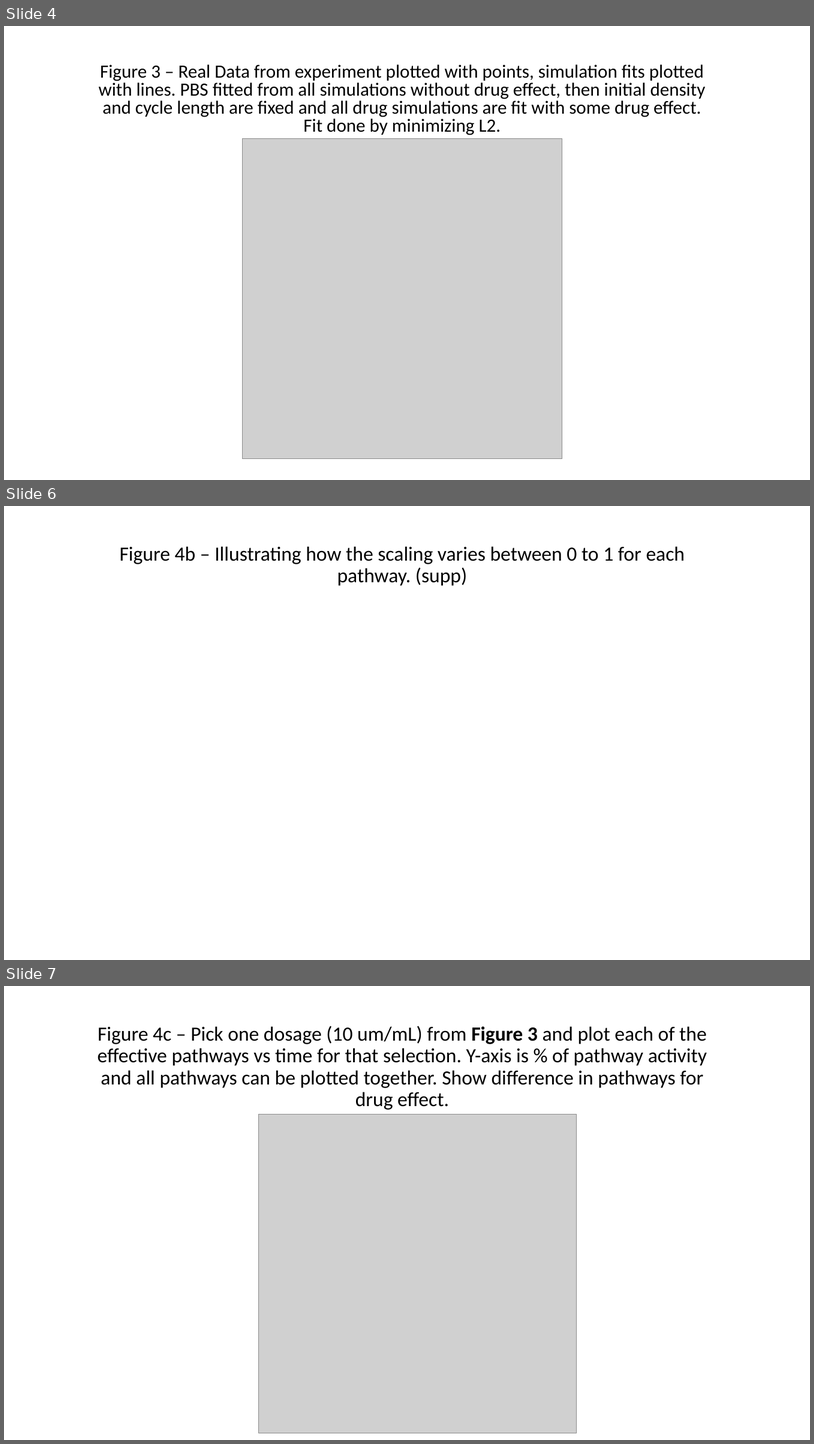
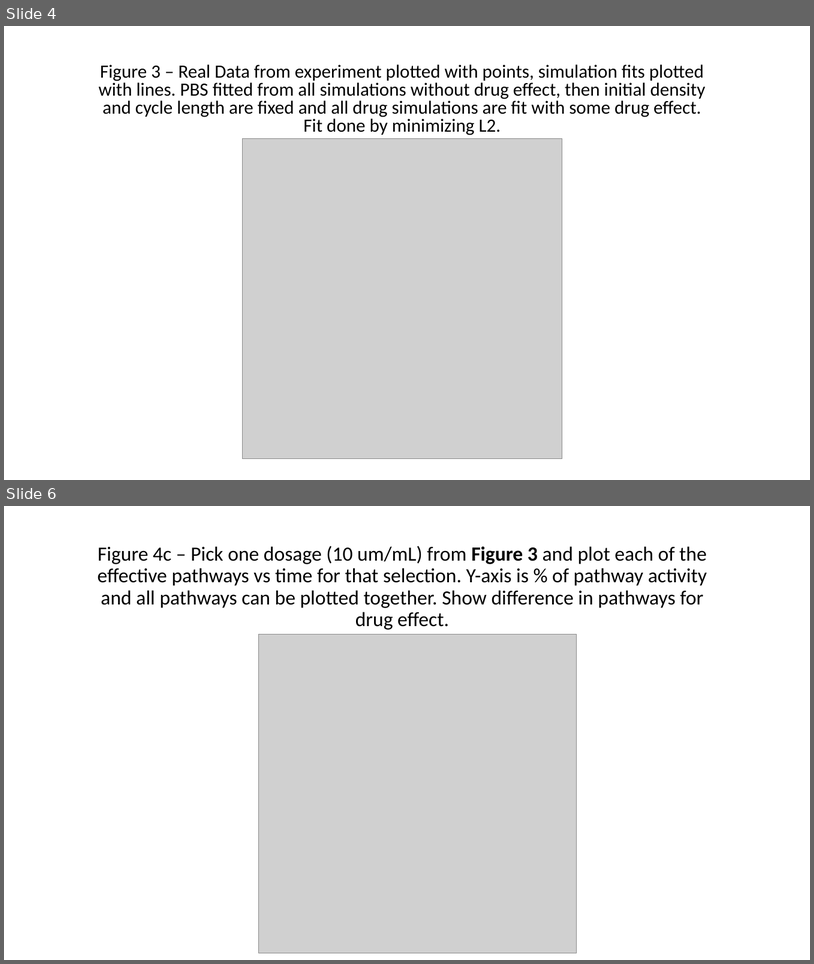
Before and after one commit to FertigLab/CancerInSilico-Figures, a slide deck: Figure_Overview.pptx. Shown one above the other, each under a label of ours: slides 4, 6 and 7 before the commit, slides 4 and 6 after it; the slides between them are not shown. The pictures are 814x1444 and 814x964 pixels, drawn with LibreOffice and Linux fonts; fonts in the diff are those of the drawing; grey boxes stand for pictures. Boxes give left, top, right and bottom in pixels: in the first picture for what was removed or moved away, otherwise in the second. Text is boxed around its words. In the diff, an @@ line names an element or a change of style, - is before the commit and + after.

```diff
--- a/Figure_Overview.pptx
+++ b/Figure_Overview.pptx
@@ slide 6 removed at [4, 506, 810, 960], background #FFFFFF @@
@@ subtitle removed at [120, 546, 686, 586] @@
-Figure 4b – Illustrating how the scaling varies between 0 to 1 for each pathway. (supp)
@@ what was slide 7 is now slide 6 @@
```
Also in this commit, not shown: 4 slides changed, 2 slides added, 14 other files.
